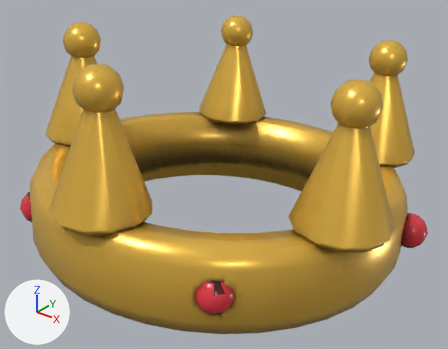
Before and after pictures for a commit that changed the glTF model client/public/models/hat_crown.glb.
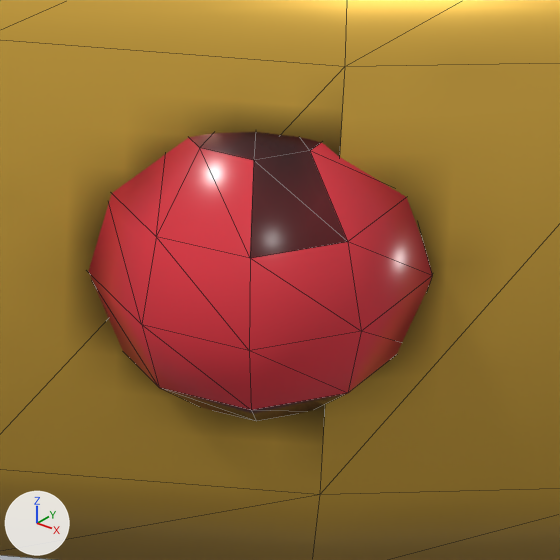
The first picture shows the older version from a camera (50 mm lens) standing at (0.473, -0.576, 0.617) and looking at (0.012, 0.0, 0.259). The close-ups show the older and then the newer version on the part from 41% to 56% of the width and 76% to 95% of the height of that picture. Only the edits that show in the close-ups are written down. Arrows for +X, +Y and +Z are at lower left; the lights stay in place. The close-ups show mesh edges as thin lines. Vertices at exactly the same position are counted once.

The first close-up shows 'hat_crown'.
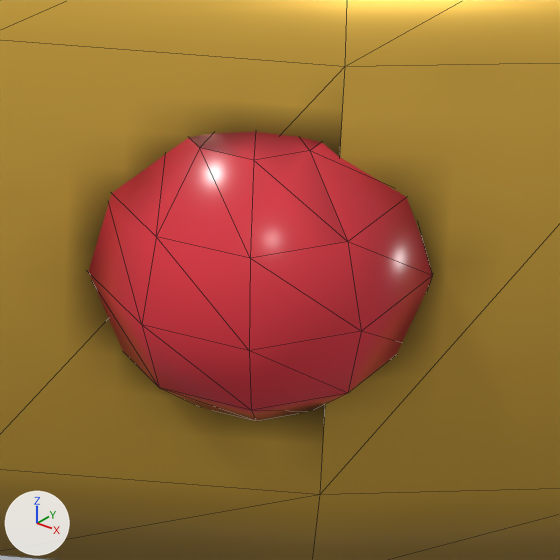
Patch to the scene script:
```diff
--- a/client/public/models/hat_crown.glb.py
+++ b/client/public/models/hat_crown.glb.py
@@ me_hat_crown @@
 me_hat_crown.from_pydata(...)  # 1026 vertices, 1992 faces; spans x -0.266..0.266, y -0.254..0.286, z 0.151..0.447
 # used by ob_hat_crown; location = (0.0, 0.0, 0.0)
+# me_hat_crown part 1: 518 kept faces spanning x -0.253..0.259, y -0.248..0.286, z 0.181..0.435 get new texture (UV) coordinates
 me_hat_crown.materials.append(mat_gold)
```

Boxes (x1, y1, x2, y2) around the edits, measured in the close-ups (560 x 560 px):
part 1 of me_hat_crown, surface changed (brown to red): (163, 132, 348, 421) in both
